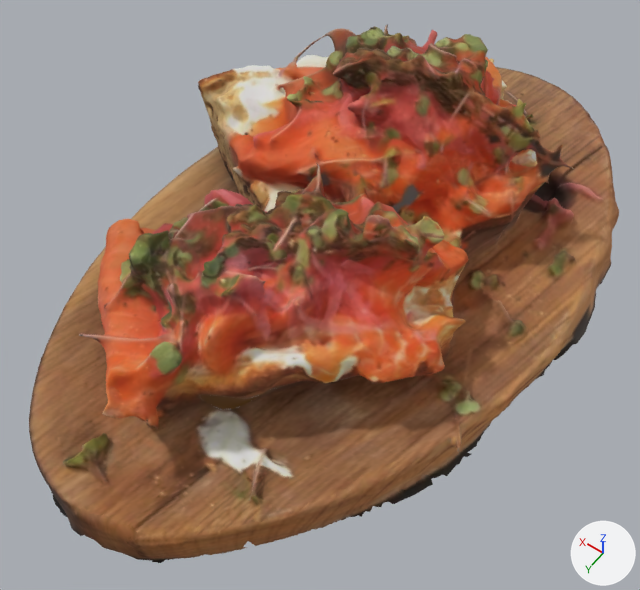
What one commit did to the glTF model web/public/platos/tosta-salmon.glb.
Rendered twice from a 50 mm lens placed at (-0.11, 0.176, 0.262), pointed at (-0.003, 0.026, 0.026). Arrows for +X, +Y and +Z are at lower right; the lights stay in place. The first picture is the older version. Where no turn or scale is listed for an object, it has been applied to the vertices.
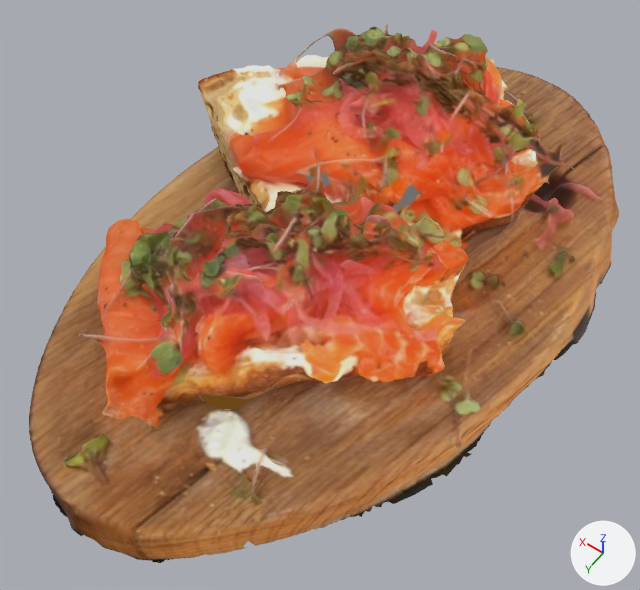
Changed parts and their boxes [x1, y1, x2, y2] in the pictures (640 x 590 px):
'Object_2', recoloured, moved (brown to orange)
    both: [29, 24, 619, 563]

What changed in the scene script:
```text
Change mat_material_0:
    remove # nodes: BsdfPrincipled, Mix, OutputMaterial, TexImage, VertexColor
    nodes: BsdfTransparent, Emission, LightPath, Mix, MixShader, OutputMaterial, TexImage, VertexColor
```
